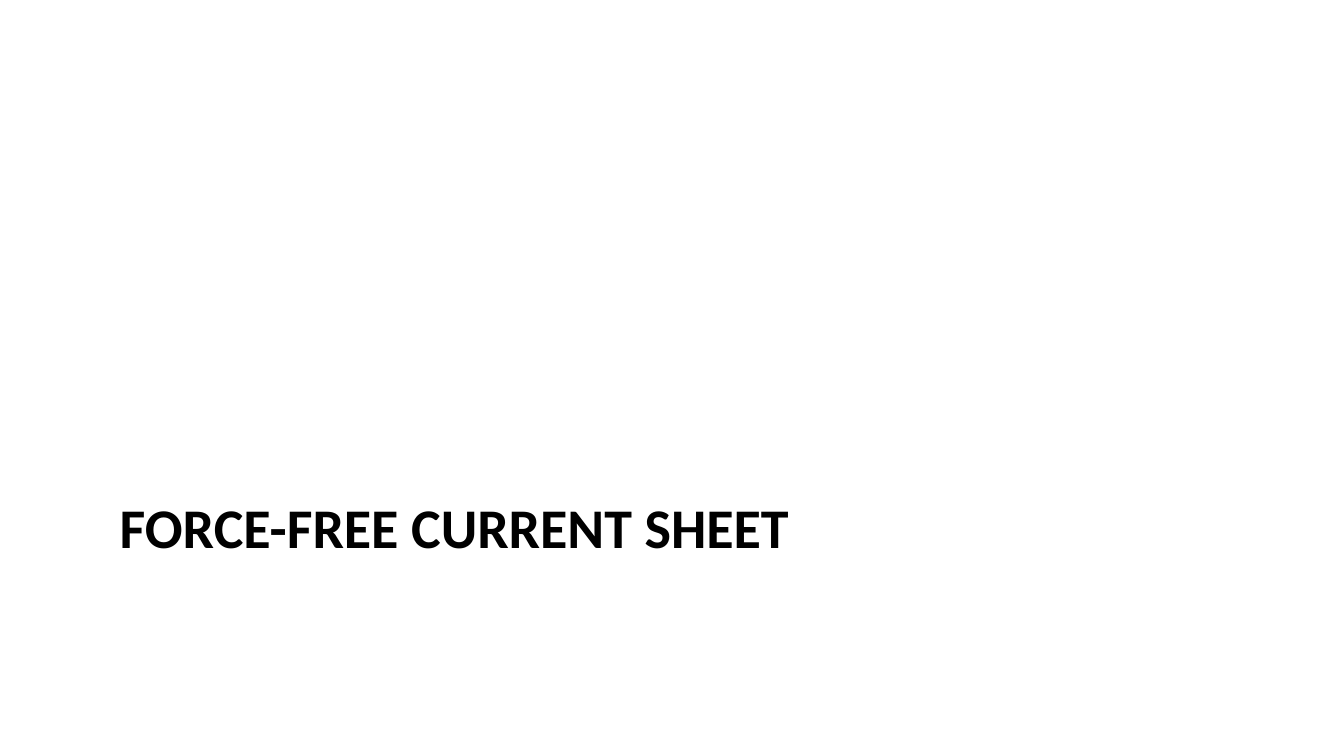
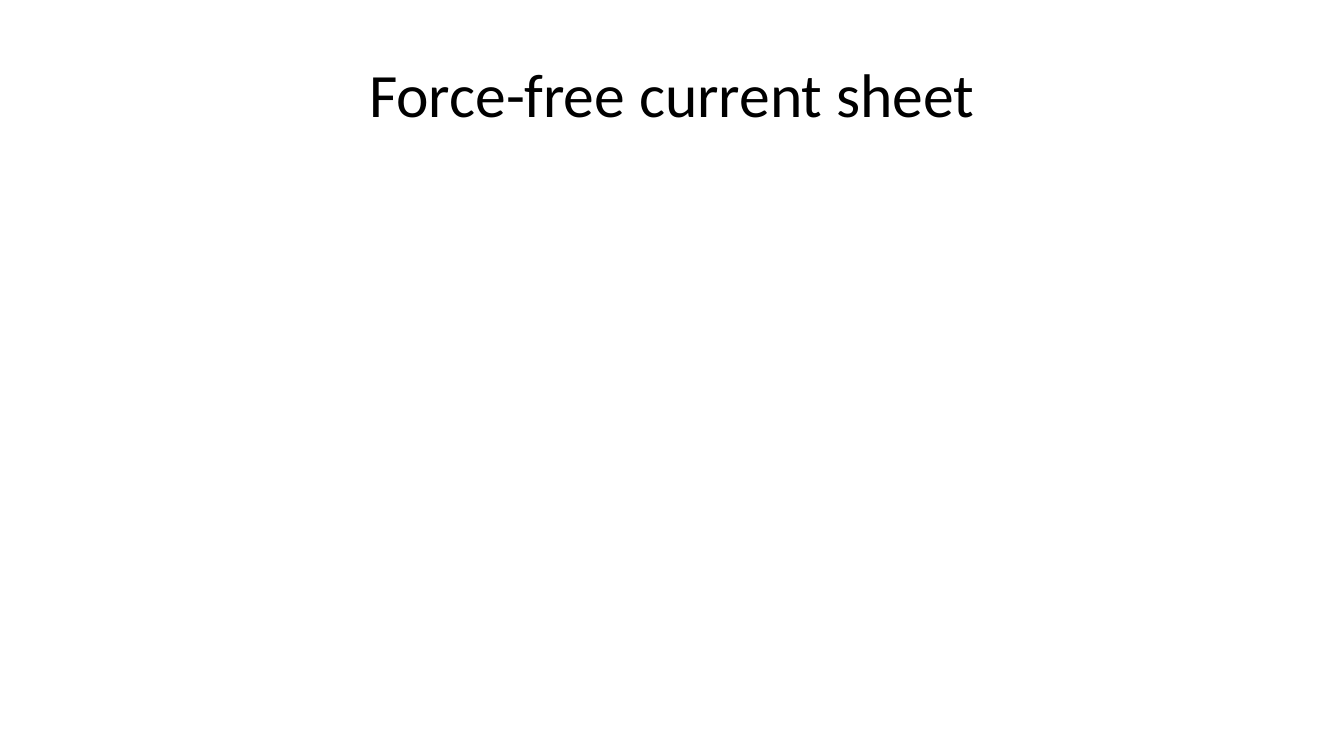
Before and after one commit to Beforerr/cs_theory, a slide deck: slide 15 of presentations/index.pptx (slide 10 before the commit). Drawn at 1344x756 pixels with LibreOffice and Linux fonts; fonts in the diff are those of the drawing. Boxes give left, top, right and bottom in pixels: in the first picture for what was removed or moved away, otherwise in the second. Text is boxed around its words. In the diff, an @@ line names an element or a change of style, - is before the commit and + after.

```diff
--- a/presentations/index.pptx
+++ b/presentations/index.pptx
@@ title "Force-free current sheet" at (369,74,974,118): vertical alignment top to middle @@
@@ title at (369,74,974,118): text changed; size 30 to 33 pt; bold off @@
-FORCE-FREE CURRENT SHEET
+Force-free current sheet
```
Also in this commit, not shown: 5 other slides changed, 21 slides added, 4 slides removed, 4 other files.
